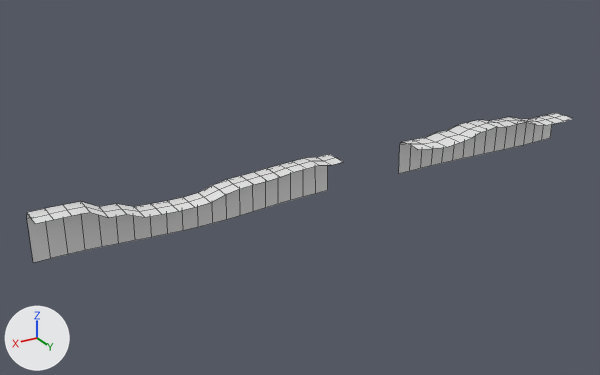
A saved change to the FBX model Assets/Models/levelonepart.fbx.
Camera for both pictures: a 50 mm lens placed at (62.9, 92.5, 43.2), pointed at (6.1, -2.3, -4.2). Every picture has the same lights, and +X, +Y and +Z are marked at lower left. Mesh edges are drawn as thin lines.
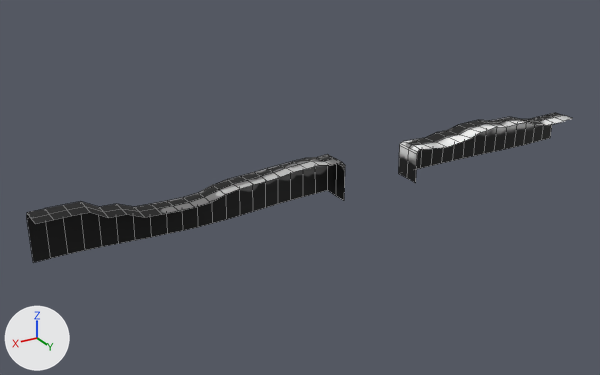
Pixel boxes [x1, y1, x2, y2] of what changed, in the pictures (600 x 375 px):
part 1 of me_plane, built on
    before: [318, 140, 432, 165]
    after: [318, 140, 432, 200]
part 2 of me_plane, recoloured (grey to black)
    both: [27, 113, 573, 263]

The change, as a list of edits to the scene's bpy script:
```text
Add img_terrainmask_png:
    img_terrainmask_png = load_image('terrainmask.png', '../Textures/terrainmask.png', 1024, 1024, 'sRGB')
Add mat_material:
    mat_material = principled_material('Material')
    mat_material.texture = img_terrainmask_png
    mat_material.roughness = 0.69
Change me_plane:
    used by ob_plane; location = (0.0, 0.0, 0.0)
    remove me_plane.from_pydata(...)  # 222 vertices, 175 faces; spans x -44.4..44.4, y -2.8..3.7, z -5.9..1.1
    add me_plane.from_pydata(...)  # 234 vertices, 187 faces; spans x -44.4..44.4, y -2.8..3.7, z -5.9..1.1
    me_plane part 1
    3 vertices in x -11.9, y -2.1..1.8, z -0.5..-0.3 move by (-0.4, 0.0, 0.0)
    3 vertices in x 1.1, y -2.3..1.4, z 0.0 move by (0.2, 0.0, 0.0)
    12 vertices are added at x -11.9..1.1, y -0.5..1.8, z -5.9..-0.4
    12 new faces join them
    me_plane part 2: 175 faces spanning x -44.4..44.4, y -2.8..3.7, z -5.9..1.1 switch from no material to mat_material (picture img_terrainmask_png)
```
